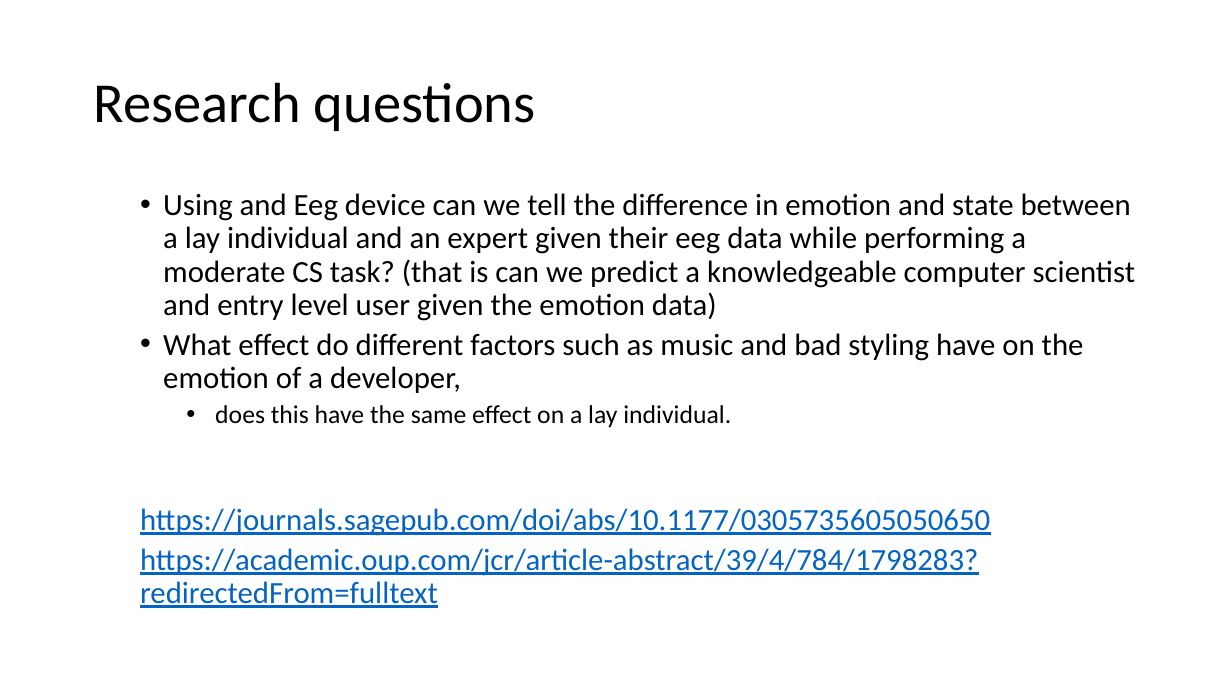
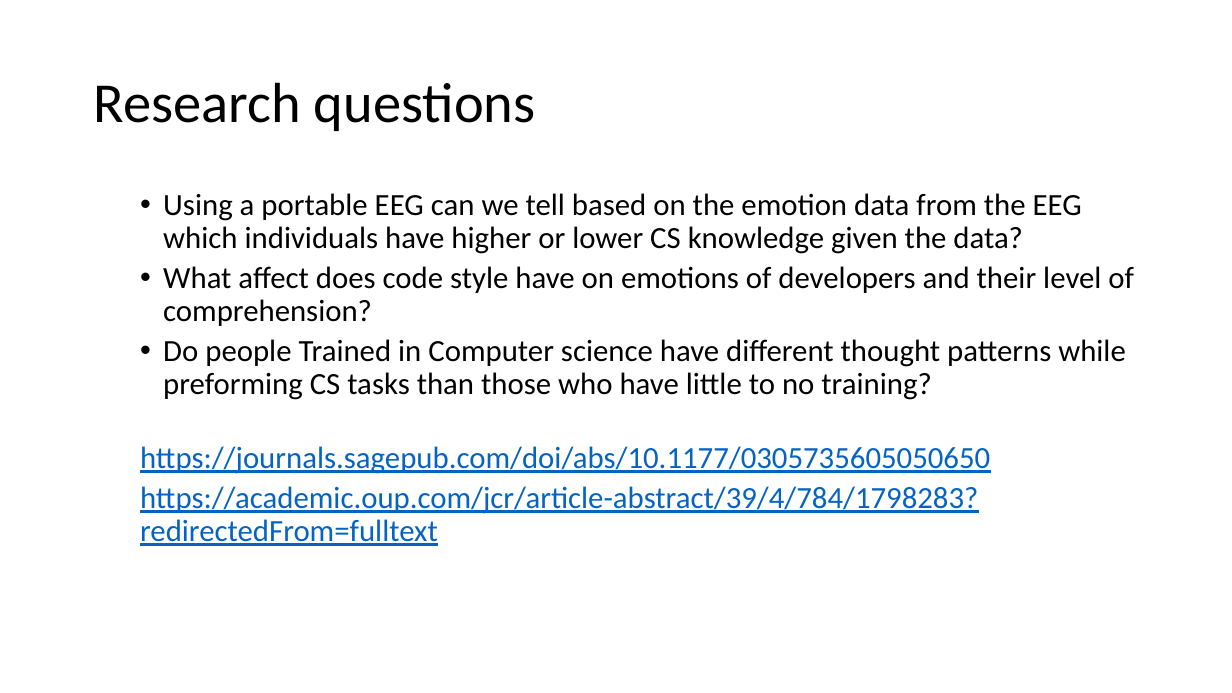
Before and after one commit to nauticalmonkey/CalPolyThesis, a slide deck: slide 4 of Thesis Idea.pptx. Drawn at 1232x693 pixels with LibreOffice and Linux fonts; fonts in the diff are those of the drawing. Boxes give left, top, right and bottom in pixels: in the first picture for what was removed or moved away, otherwise in the second. Text is boxed around its words. In the diff, an @@ line names an element or a change of style, - is before the commit and + after.

```diff
--- a/Thesis Idea.pptx
+++ b/Thesis Idea.pptx
@@ text at (163, 193, 1134, 400): text changed @@
-  • Using and Eeg device can we tell the difference in emotion and state between a lay individual and an expert given their eeg data while performing a moderate CS task? (that is can we predict a knowledgeable computer scientist and entry level user given the emotion data)
-  • What effect do different factors such as music and bad styling have on the emotion of a developer,
-    • does this have the same effect on a lay individual.
+  • Using a portable EEG can we tell based on the emotion data from the EEG which individuals have higher or lower CS knowledge given the data?
+  • What affect does code style have on emotions of developers and their level of comprehension?
+  • Do people Trained in Computer science have different thought patterns while preforming CS tasks than those who have little to no training?
```
Also in this commit, not shown: 1 other slide changed, 2 slides removed.
